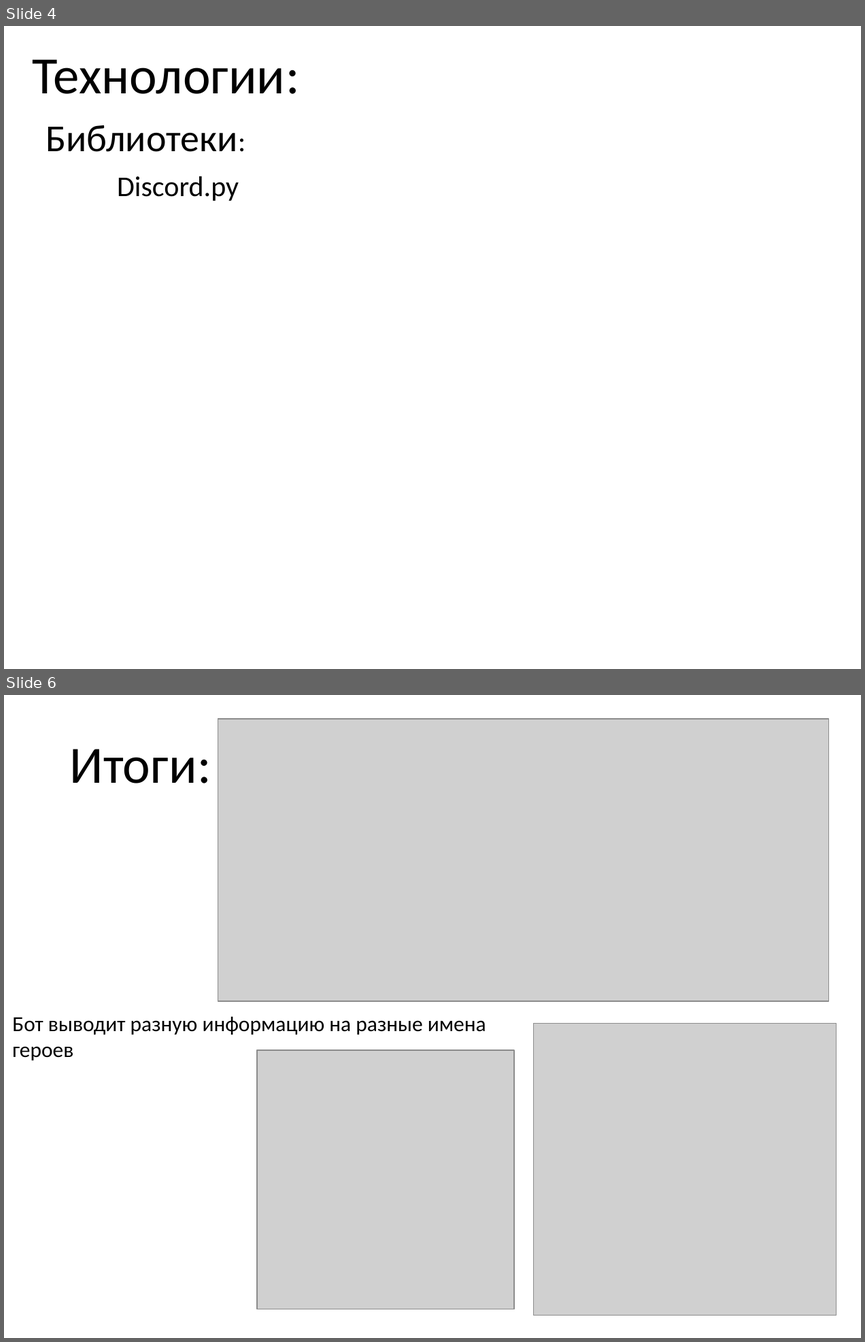
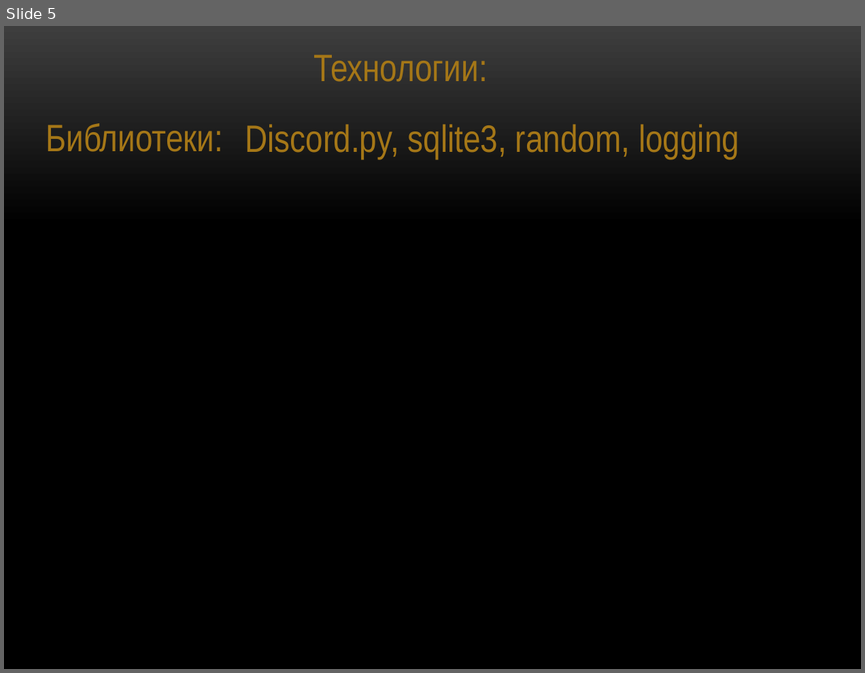
Before and after one commit to megamaxik/Dota-2-helper-bot, a slide deck: DotaHelper.pptx. Shown one above the other, each under a label of ours: slides 4 and 6 before the commit, slide 5 after it; the slides between them are not shown. The pictures are 865x1342 and 865x673 pixels, drawn with LibreOffice and Linux fonts; fonts in the diff are those of the drawing; grey boxes stand for pictures; background and template pictures are left out. Boxes give left, top, right and bottom in pixels: in the first picture for what was removed or moved away, otherwise in the second. Text is boxed around its words. In the diff, an @@ line names an element or a change of style, - is before the commit and + after.

```diff
--- a/DotaHelper.pptx
+++ b/DotaHelper.pptx
@@ slide 6 removed at box(4, 695, 861, 1338), background #FFFFFF @@
@@ picture removed at box(218, 719, 829, 1002) @@
@@ text removed at box(70, 749, 211, 783) @@
-Итоги:
@@ text removed at box(12, 1016, 486, 1060) @@
-Бот выводит разную информацию на разные имена героев
@@ picture removed at box(534, 1023, 836, 1315) @@
@@ picture removed at box(257, 1050, 514, 1308) @@
@@ what was slide 4 is now slide 5 @@
@@ slide 5 changed as well @@
@@ background #FFFFFF to picture (left out) @@
@@ text "Технологии:": place and size @@
-text "Технологии:" at box(33, 59, 300, 94)
+text "Технологии:" at box(313, 55, 487, 82)
@@ text "Технологии:" at box(313, 55, 487, 82): size 44 to 32 pt, font Calibri to Arial Narrow, text colour #000000 to #A57617 @@
@@ text "Библиотеки:" at box(45, 123, 223, 152): size 24 to 32 pt in "Библиотеки:"; font Calibri to Arial Narrow, text colour #000000 to #A57617 @@
@@ text at box(245, 124, 739, 159): text changed; size 24 to 32 pt; font Calibri to Arial Narrow; text colour #000000 to #A57617 @@
-Discord.py
+Discord.py, sqlite3, random, logging
```
Also in this commit, not shown: 3 other slides changed, 2 slides added, 1 other slide removed, 1 other file.
